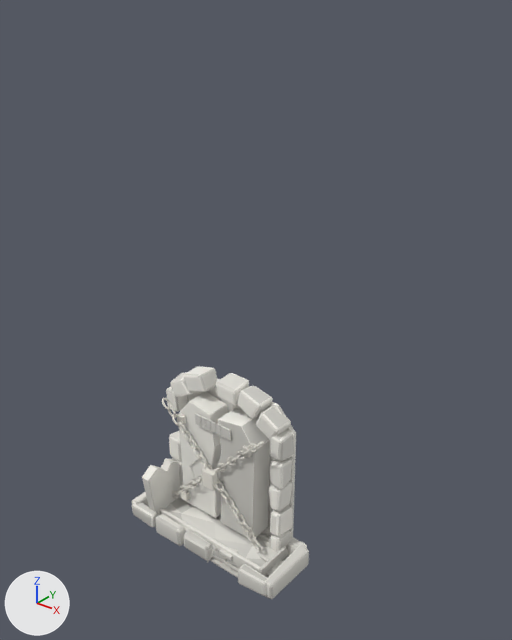
Two versions of the glTF model assets/models/graves.glb, one commit apart.
One viewpoint serves both versions: a 50 mm lens placed at (5.63, -6.59, 7.68), pointed at (0.27, 0.11, 3.53). The lights are fixed; the arrows at lower left show +X, +Y and +Z. The older version comes first. Vertices at exactly the same position are counted once.

The older version as bpy lines, for what is in view:
```python
me_grave_mound = bpy.data.meshes.new('grave_mound')
me_grave_mound.from_pydata(...)  # 1421 vertices, 2758 faces; spans x -1.34..1.35, y -0.99..-0.08, z -0.04..1.05
# faces by material slot: [214, 1916, 196, 432]
me_grave_mound.materials.append(mat_earth)
me_grave_mound.materials.append(mat_stone)
me_grave_mound.materials.append(mat_void)
me_grave_mound.materials.append(mat_wood)
me_grave_open = bpy.data.meshes.new('grave_open')
me_grave_open.from_pydata(...)  # 1736 vertices, 3360 faces; spans x -1.38..1.41, y -1.03..-0.01, z 0.0..0.83
# faces by material slot: [52, 1188, 866, 196, 1058]
me_grave_open.materials.append(mat_void)
me_grave_open.materials.append(mat_stone)
me_grave_open.materials.append(mat_wood)
me_grave_open.materials.append(mat_iron)
me_grave_open.materials.append(mat_earth)
me_grave_wall = bpy.data.meshes.new('grave_wall')
me_grave_wall.from_pydata(...)  # 4360 vertices, 8524 faces; spans x -1.11..1.1, y -0.67..0.0, z -0.02..2.66
# faces by material slot: [360, 2152, 6012]
me_grave_wall.materials.append(mat_void)
me_grave_wall.materials.append(mat_stone)
me_grave_wall.materials.append(mat_iron)
ob_grave_mound = bpy.data.objects.new('grave_mound', me_grave_mound)
ob_grave_mound.location = (0.0, 0.0, 0.0)
ob_grave_open = bpy.data.objects.new('grave_open', me_grave_open)
ob_grave_open.location = (0.0, 0.0, 0.0)
ob_grave_wall = bpy.data.objects.new('grave_wall', me_grave_wall)
ob_grave_wall.location = (0.0, 0.0, 0.0)
```
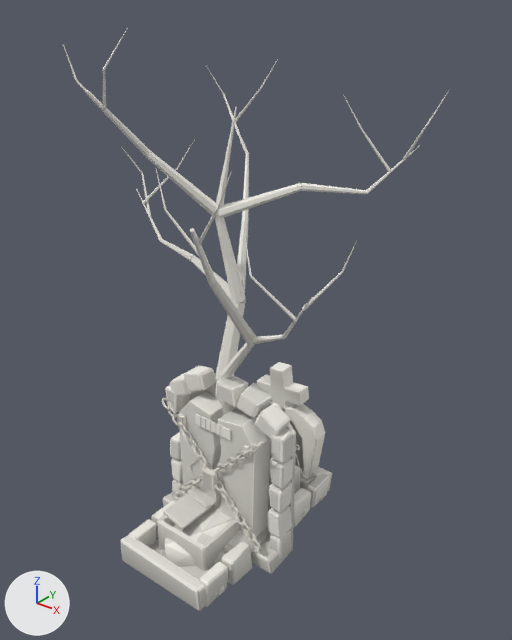
Changed parts and their boxes (x1, y1, x2, y2) in the pictures (512 x 640 px; the box of a moved part takes in the faces that stretch with it):
'grave_wall', reshaped (6% taller)
    before: (162, 366, 296, 562)
    after: (162, 366, 296, 574)
'grave_open', reshaped
    before: (132, 492, 309, 599)
    after: (120, 403, 332, 611)
'grave_tree', added
    after: (63, 28, 449, 416)
'grave_mound', reshaped (27% wider, 97% taller)
    before: (142, 458, 283, 577)
    after: (147, 362, 326, 597)
part 1 of me_grave_mound, added
    after: (165, 503, 270, 567)
part 2 of me_grave_mound, moved or reshaped (not visible afterwards)
    before: (219, 547, 238, 560)
part 3 of me_grave_mound, deleted
    before: (142, 458, 183, 515)
part 4 of me_grave_mound, built on
    before: (164, 497, 283, 577)
    after: (147, 362, 326, 597)
part 5 of me_grave_open, added (mostly hidden)
    after: (149, 538, 166, 558)
part 6 of me_grave_open, moved or reshaped (mostly hidden)
    before: (220, 514, 270, 543)
    after: (295, 465, 301, 489)
part 7 of me_grave_open, moved or reshaped
    before: (160, 508, 261, 572)
    after: (157, 520, 206, 571)
part 8 of me_grave_open, deleted
    before: (132, 492, 309, 599)
part 9 of me_grave_open, built on
    before: (155, 514, 287, 578)
    after: (120, 403, 332, 611)
part 10 of me_grave_wall, rebuilt
    before: (238, 386, 273, 419)
    after: (237, 383, 272, 418)
part 11 of me_grave_wall, rebuilt (8% narrower, 9% taller)
    before: (270, 430, 295, 461)
    after: (271, 429, 294, 463)
part 12 of me_grave_wall, rebuilt
    before: (256, 406, 291, 439)
    after: (255, 404, 290, 439)
part 13 of me_grave_wall, rebuilt
    before: (169, 430, 182, 461)
    after: (170, 432, 182, 460)
part 14 of me_grave_wall, rebuilt (8% shorter)
    before: (170, 372, 193, 397)
    after: (170, 374, 194, 397)
part 15 of me_grave_wall, moved or reshaped
    before: (172, 458, 293, 562)
    after: (162, 457, 293, 574)
part 16 of me_grave_wall, moved or reshaped
    before: (166, 366, 249, 412)
    after: (165, 366, 249, 412)
part 17 of me_grave_wall, recoloured
    before: (162, 366, 296, 558)
    after: (162, 383, 296, 573)

Edits to the bpy script that builds the scene:
```text
Change me_grave_mound:
    remove me_grave_mound.from_pydata(...)  # 1421 vertices, 2758 faces; spans x -1.34..1.35, y -0.99..-0.08, z -0.04..1.05
    add me_grave_mound.from_pydata(...)  # 3459 vertices, 6778 faces; spans x -0.82..0.81, y -1.71..1.6, z -0.07..2.1
    me_grave_mound part 1: the loose piece of 109 vertices spanning x -1.29..1.28, y -0.93..-0.08, z -0.04..0.32 is copied, and the copy is scaled about its middle by (0.588, 3.39, 1.71), then moved by (0.0, 0.41, 0.12); it spans x -0.76..0.75, y -1.53..1.34, z -0.05..0.56
    me_grave_mound part 2: the loose piece of 56 vertices spanning x 0.37..0.59, y -0.87..-0.39, z 0.19..0.25 is multiplied about its middle by the matrix ((3.411, 0.0, -0.111), (-0.001, 0.609, -0.031), (-0.044, 0.018, 1.039)), then moved by (-0.48, 0.43, 0.18)
    me_grave_mound part 3: 14 loose pieces with 860 vertices, spanning x -1.34..1.35, y -0.99..-0.09, z 0.0..1.05, are deleted
    me_grave_mound part 4: 1 vertex moved within x -0.79, y -0.73, z 0.03; 224 vertices removed from x -1.29..1.28, y -0.93..-0.08, z -0.04..0.32; 2901 vertices added at x -0.82..0.81, y -1.71..1.6, z -0.07..2.1
    other edits to the shape of me_grave_mound do not show in these pictures
Change me_grave_open:
    remove me_grave_open.from_pydata(...)  # 1736 vertices, 3360 faces; spans x -1.38..1.41, y -1.03..-0.01, z 0.0..0.83
    add me_grave_open.from_pydata(...)  # 3147 vertices, 6102 faces; spans x -0.82..0.82, y -1.72..1.6, z -0.07..1.48
    me_grave_open part 5: a new loose piece, a box spanning x -0.625..0.625, y -1.48..1.24, z 0.027..0.083, in mat_void
    me_grave_open part 6: the loose piece of 56 vertices spanning x -1.08..1.08, y -0.28..-0.22, z 0.06..0.28 is scaled about its middle by (0.413, 1.16, 2.51), then moved by (0.0, 1.25, 0.17)
    me_grave_open part 7: the loose piece of 56 vertices spanning x -1.08..1.08, y -0.82..-0.76, z 0.06..0.28 is scaled about its middle by (0.413, 1.16, 2.51), then moved by (0.0, -0.45, 0.17)
    me_grave_open part 8: 14 loose pieces with 736 vertices, spanning x -1.38..1.41, y -1.03..-0.01, z 0.0..0.32, are deleted
    me_grave_open part 9: 1 vertex moved within x 0.35, y -0.46, z 0.11; 887 vertices removed from x -1.21..1.21, y -1.02..-0.01, z 0.0..0.83; 3026 vertices added at x -0.82..0.82, y -1.72..1.6, z -0.07..1.48
Change me_grave_wall:
    remove me_grave_wall.from_pydata(...)  # 4360 vertices, 8524 faces; spans x -1.11..1.1, y -0.67..0.0, z -0.02..2.66
    add me_grave_wall.from_pydata(...)  # 4368 vertices, 8540 faces; spans x -1.1..1.1, y -0.67..0.0, z -0.02..2.66
    me_grave_wall part 10: the loose piece of 56 vertices spanning x 0.3..0.69, y -0.35..-0.02, z 2.3..2.66 is rebuilt with 56 vertices and now spans x 0.27..0.67, y -0.36..-0.02, z 2.31..2.66
    me_grave_wall part 11: the loose piece of 56 vertices spanning x 0.84..1.09, y -0.36..-0.05, z 1.78..2.19 is rebuilt with 56 vertices and now spans x 0.84..1.1, y -0.36..-0.06, z 1.79..2.2
    me_grave_wall part 12: the loose piece of 56 vertices spanning x 0.62..1.0, y -0.36..-0.03, z 2.06..2.45 is rebuilt with 56 vertices and now spans x 0.59..0.99, y -0.35..-0.02, z 2.09..2.47
    me_grave_wall part 13: the loose piece of 56 vertices spanning x -1.1..-0.84, y -0.36..-0.06, z 0.91..1.33 is rebuilt with 56 vertices and now spans x -1.08..-0.85, y -0.37..-0.05, z 0.92..1.33
    me_grave_wall part 14: the loose piece of 56 vertices spanning x -1.02..-0.59, y -0.36..-0.03, z 2.08..2.46 is rebuilt with 56 vertices and now spans x -1.03..-0.61, y -0.36..-0.02, z 2.06..2.45
    me_grave_wall part 15: 218 vertices moved from x -1.1..1.1, y -0.57..0.0, z -0.02..1.73 to x -1.09..1.09, y -0.58..0.0, z -0.02..1.73; 234 vertices removed from x -1.11..1.1, y -0.58..0.0, z -0.01..1.77; 242 vertices added at x -1.1..1.09, y -0.58..-0.02, z -0.01..1.78
    me_grave_wall part 16: 18 vertices moved from x -0.7..0.26, y -0.32..-0.02, z 2.31..2.64 to x -0.71..0.26, y -0.36..-0.02, z 2.29..2.65; 149 vertices removed from x -1.09..0.28, y -0.36..-0.02, z 1.79..2.66; 149 vertices added at x -1.09..0.28, y -0.37..-0.02, z 1.78..2.66
    me_grave_wall part 17: 6630 kept faces spanning x -1.08..1.09, y -0.67..0.0, z -0.01..2.55 get new vertex colours
Add ob_grave_tree:
    ob_grave_tree = bpy.data.objects.new('grave_tree', me_grave_tree)  # 672 vertices, 1152 faces; spans x -2.17..2.36, y -1.72..1.69, z -0.01..7.19
    ob_grave_tree.location = (0.0, 0.0, 0.0)
```
